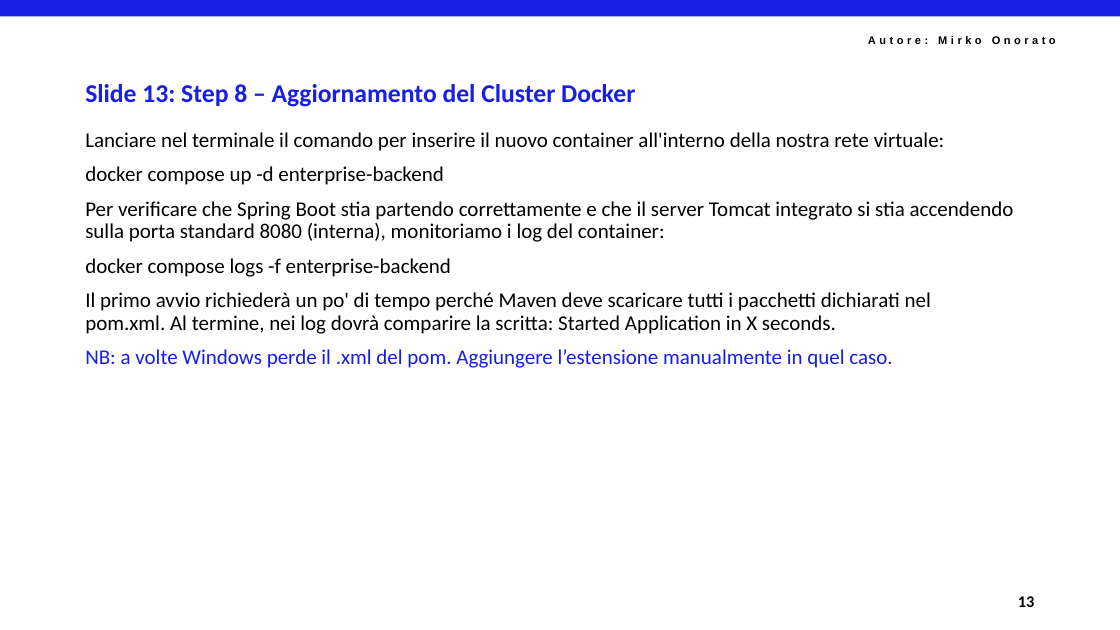
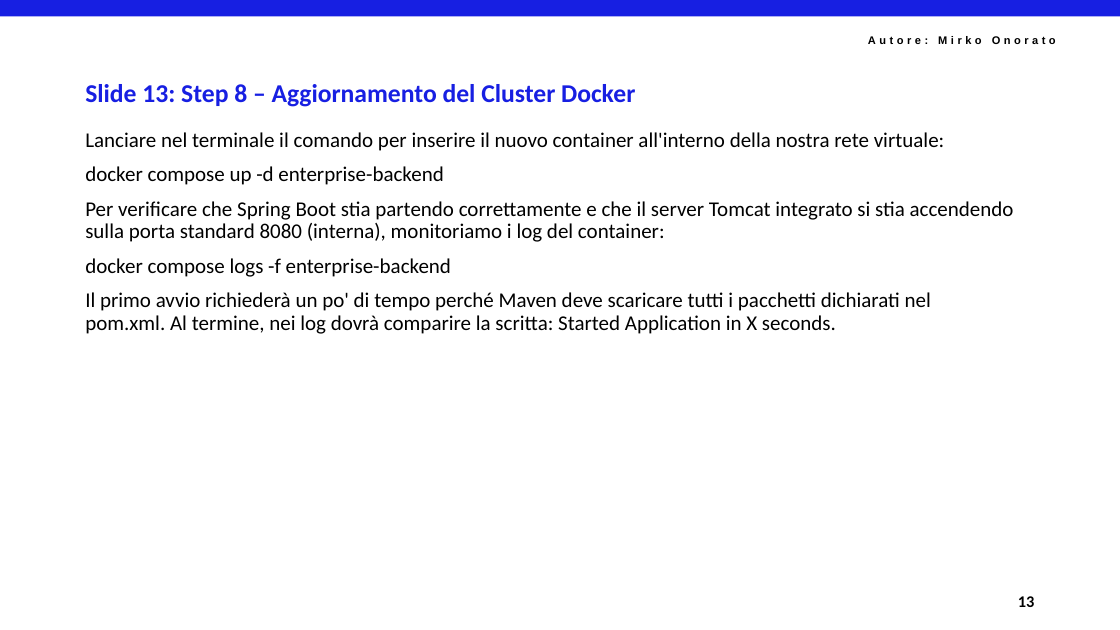
Before and after one commit to mirkoSkF/Docker-Slides, a slide deck: slide 15 of Lab 3.b - Stack Enterprise con Nginx Proxy Manager.pptx. Drawn at 1120x630 pixels with LibreOffice and Linux fonts; fonts in the diff are those of the drawing; background and template pictures are left out. Boxes give left, top, right and bottom in pixels: in the first picture for what was removed or moved away, otherwise in the second. Text is boxed around its words. In the diff, an @@ line names an element or a change of style, - is before the commit and + after.

```diff
--- a/Lab 3.b - Stack Enterprise con Nginx Proxy Manager.pptx
+++ b/Lab 3.b - Stack Enterprise con Nginx Proxy Manager.pptx
@@ text at (85,349,892,368): paragraph removed @@
-NB: a volte Windows perde il .xml del pom. Aggiungere l’estensione manualmente in quel caso.
```
Also in this commit, not shown: 2 other slides changed, 8 slides added.
